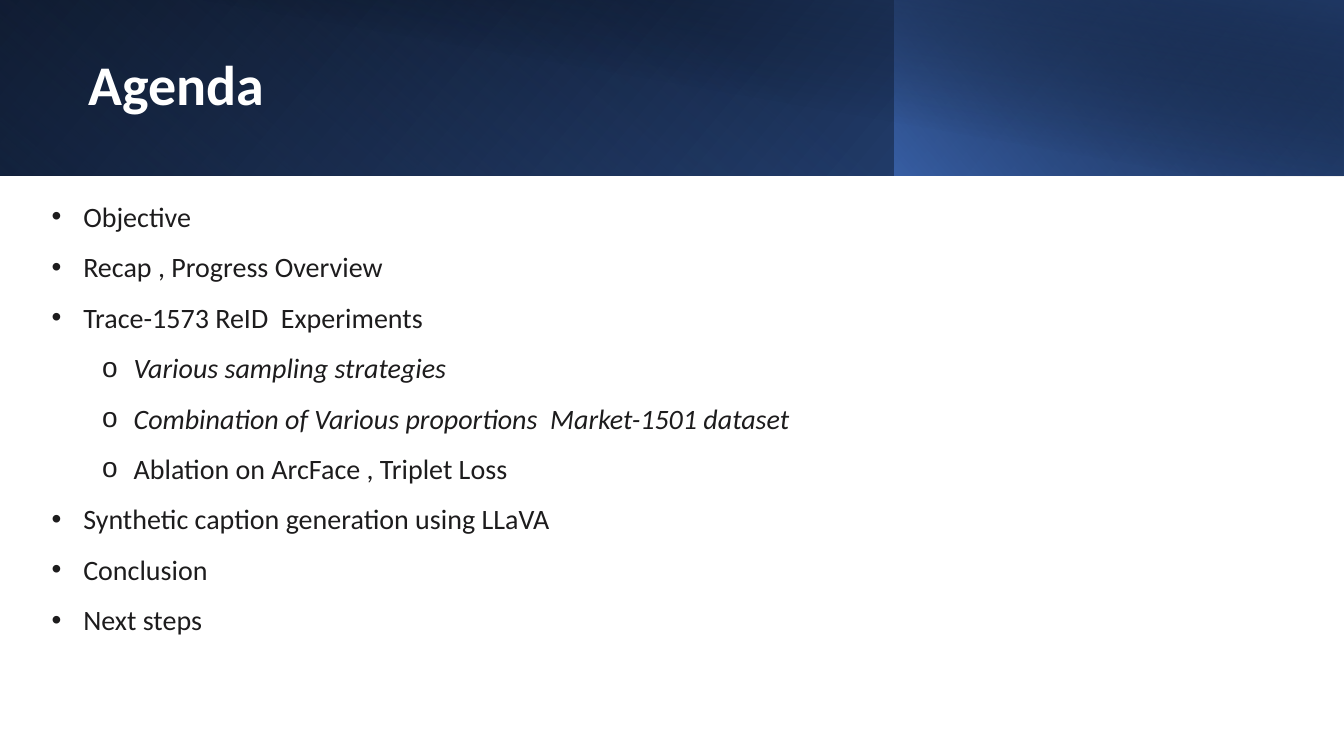
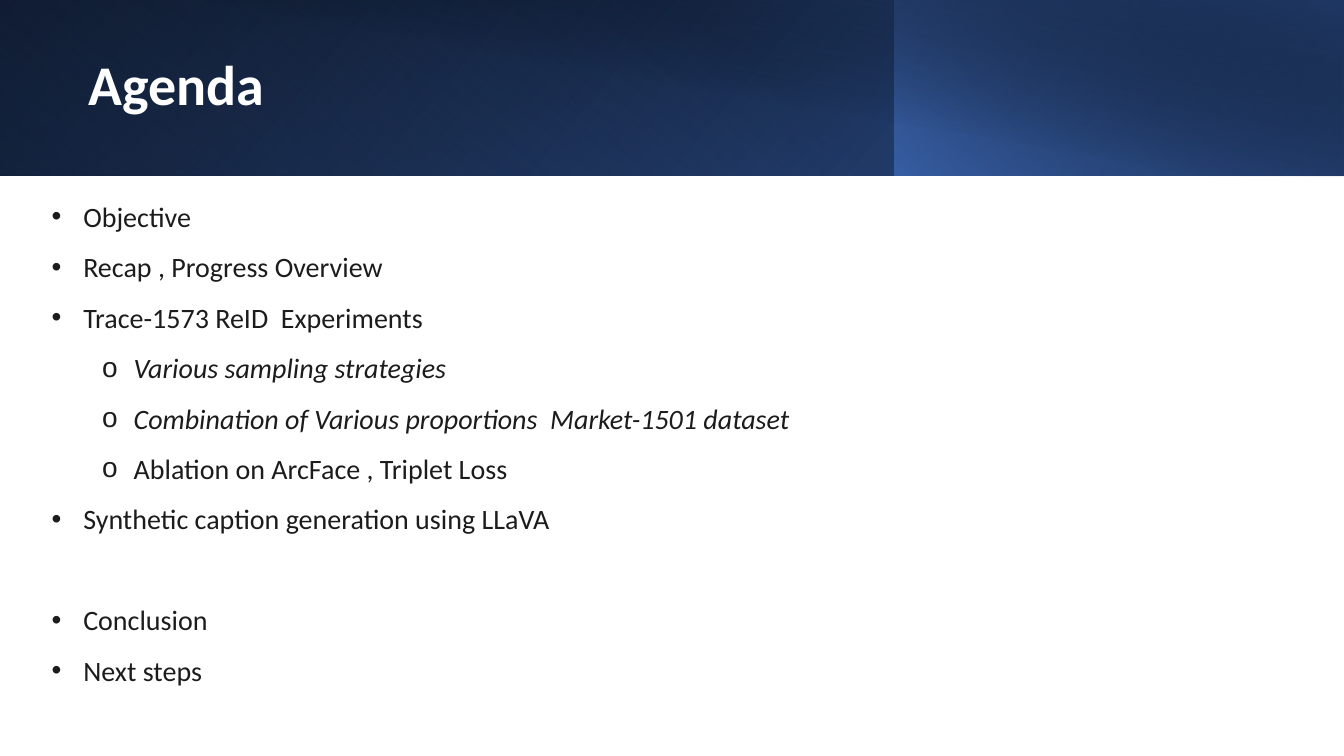
Before and after one commit to ManishGovind/transfer, a slide deck: slide 2 of Temp.pptx. Drawn at 1344x756 pixels with LibreOffice and Linux fonts; fonts in the diff are those of the drawing. Boxes give left, top, right and bottom in pixels: in the first picture for what was removed or moved away, otherwise in the second. Text is boxed around its words. In the diff, an @@ line names an element or a change of style, - is before the commit and + after.

```diff
--- a/Temp.pptx
+++ b/Temp.pptx
@@ text "Objective" rewrapped from (x1=83, y1=207, x2=789, y2=635) to (x1=83, y1=207, x2=789, y2=686) @@
```
Also in this commit, not shown: 8 other slides changed, 6 slides added, 1 slide removed.
